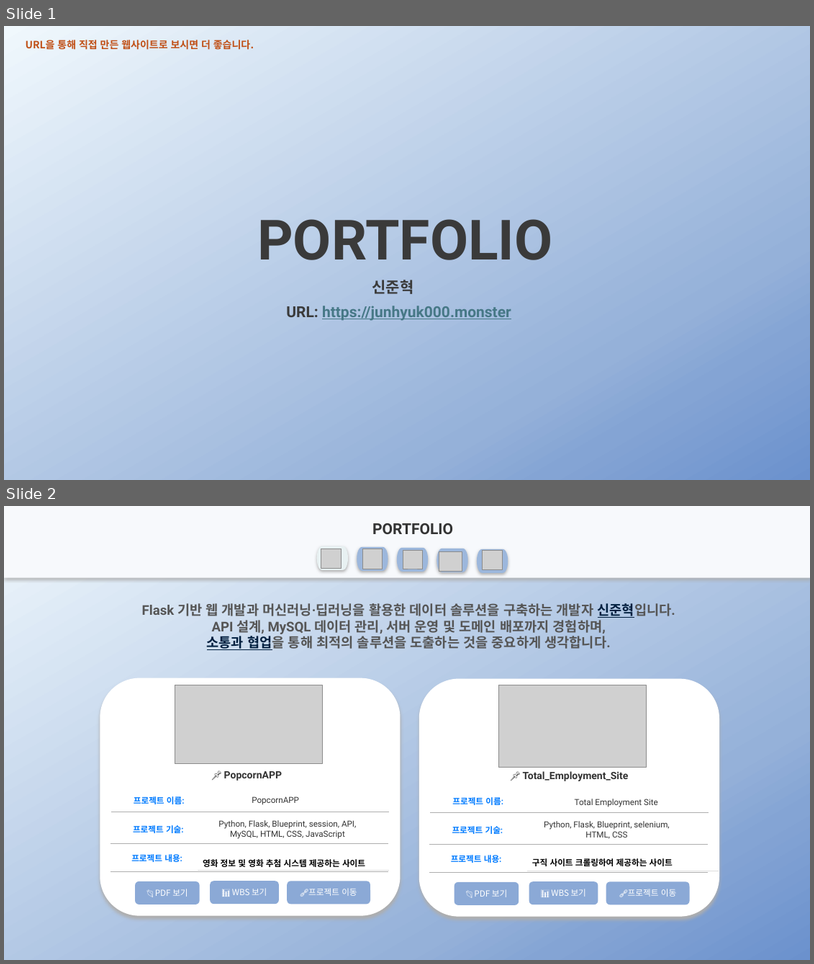
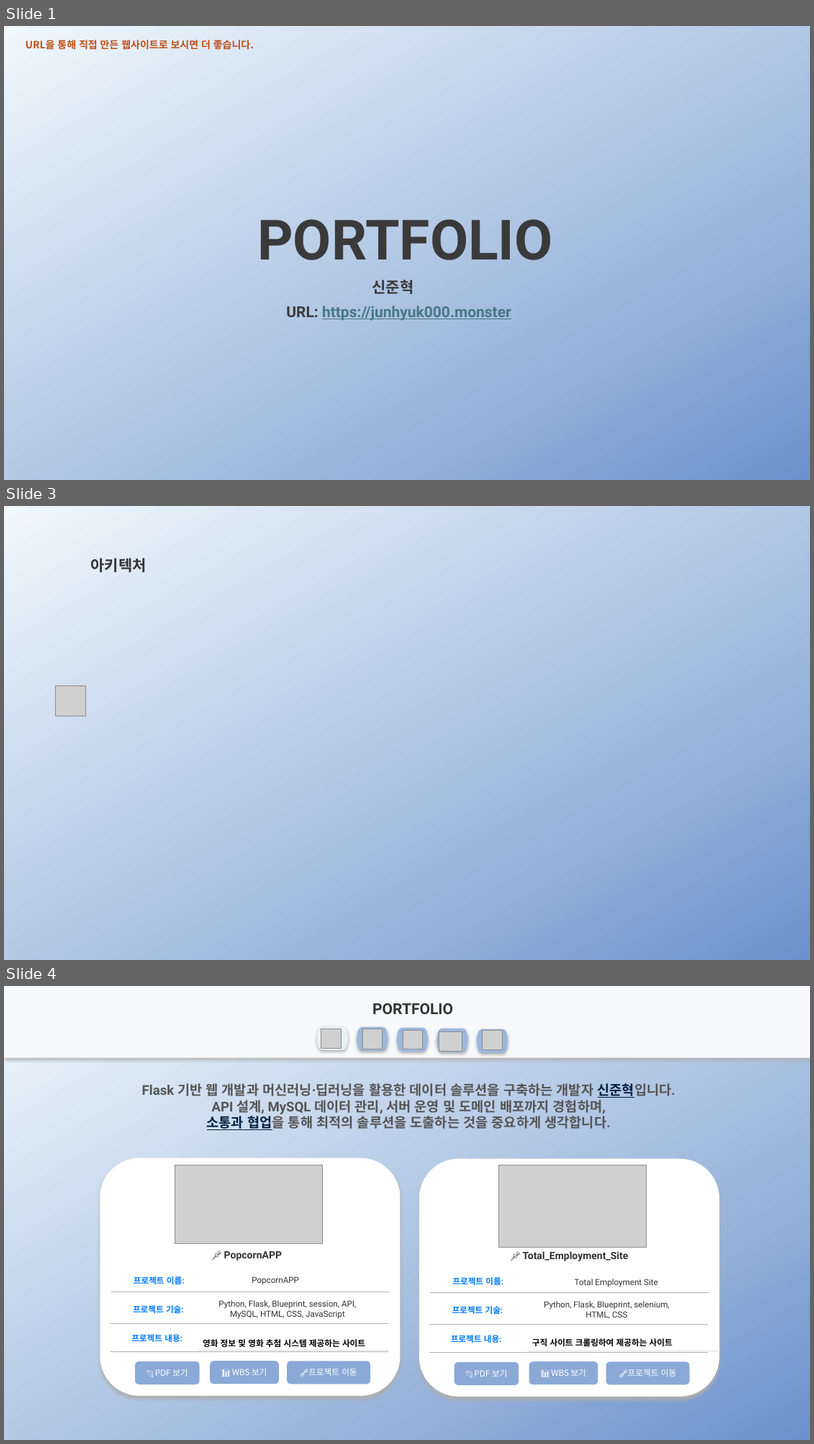
Before and after one commit to junhyuk000/portfolio, a slide deck: portfolio_신준혁.pptx. Shown one above the other, each under a label of ours: slides 1 and 2 before the commit, slides 1, 3 and 4 after it; the slides between them are not shown. The pictures are 814x964 and 814x1444 pixels, drawn with LibreOffice and Linux fonts; fonts in the diff are those of the drawing; grey boxes stand for pictures; background and template pictures are left out. Boxes give left, top, right and bottom in pixels: in the first picture for what was removed or moved away, otherwise in the second. Text is boxed around its words. In the diff, an @@ line names an element or a change of style, - is before the commit and + after.

```diff
--- a/portfolio_신준혁.pptx
+++ b/portfolio_신준혁.pptx
@@ slide 3 added at [4,506,810,960], background picture (left out) @@
@@ text added at [91,558,147,572], 18 pt, text #333333, bold @@
+아키텍처
@@ picture added at [55,686,85,716] @@
@@ what was slide 2 is now slide 4 @@
```
Also in this commit, not shown: 3 slides changed, 4 other slides added, 3 slides removed.
